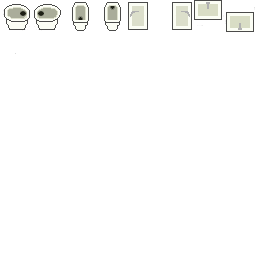
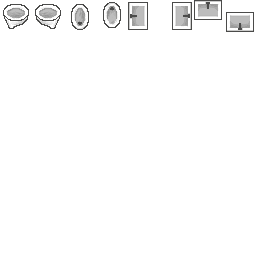
Before/after of a 256px x 256px layered artwork. What changed in the layer stack:
added group "new" with 50 layers above "old" over [3, 1, 255, 31]
added group "basin-west" with 5 layers in group "new" over [129, 3, 147, 31]
added layer "hollow-shadow #5" (68%) in group "basin-west" over [129, 3, 146, 31]
added layer "white #5" in group "basin-west" over [129, 3, 147, 29]
added layer "border #3" in group "basin-west" over [129, 3, 147, 29]
added group "basin-east" with 5 layers in group "new" over [173, 1, 191, 29]
added layer "hollow-shadow #4" (68%) in group "basin-east" over [174, 1, 191, 29]
added layer "white #4" in group "basin-east" over [173, 3, 191, 29]
added layer "border #2" in group "basin-east" over [173, 3, 191, 29]
added group "basin-north" with 5 layers in group "new" over [193, 1, 221, 19]
added layer "hollow-shadow #3" (68%) in group "basin-north" over [193, 1, 221, 18]
added layer "white #3" in group "basin-north" over [195, 1, 221, 19]
added layer "border #1" in group "basin-north" over [195, 1, 221, 19]
added group "basin-south" with 5 layers in group "new" over [227, 13, 255, 31]
added layer "hollow-shadow #2" (68%) in group "basin-south" over [227, 14, 255, 31]
added layer "white #2" in group "basin-south" over [227, 13, 253, 31]
added layer "border" in group "basin-south" over [227, 13, 253, 31]
added group "toilet-west" with 5 layers in group "new" over [35, 4, 61, 29]
added layer "outline #1" in group "toilet-west" over [35, 4, 61, 29]
added layer "white #1" in group "toilet-west" over [35, 5, 60, 28]
added group "toilet-east" with 5 layers in group "new" over [3, 4, 29, 29]
added layer "outline" in group "toilet-east" over [3, 4, 29, 29]
added layer "white" in group "toilet-east" over [4, 5, 29, 28]
moved "collision" into group "old", painted on it over [3, 1, 255, 54]
…and 28 more changes (28 added)
